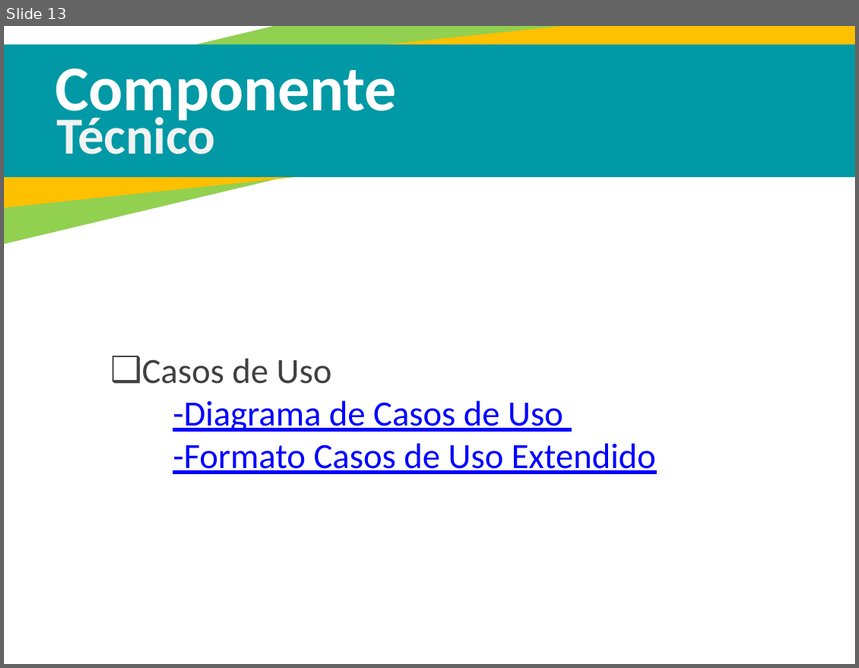
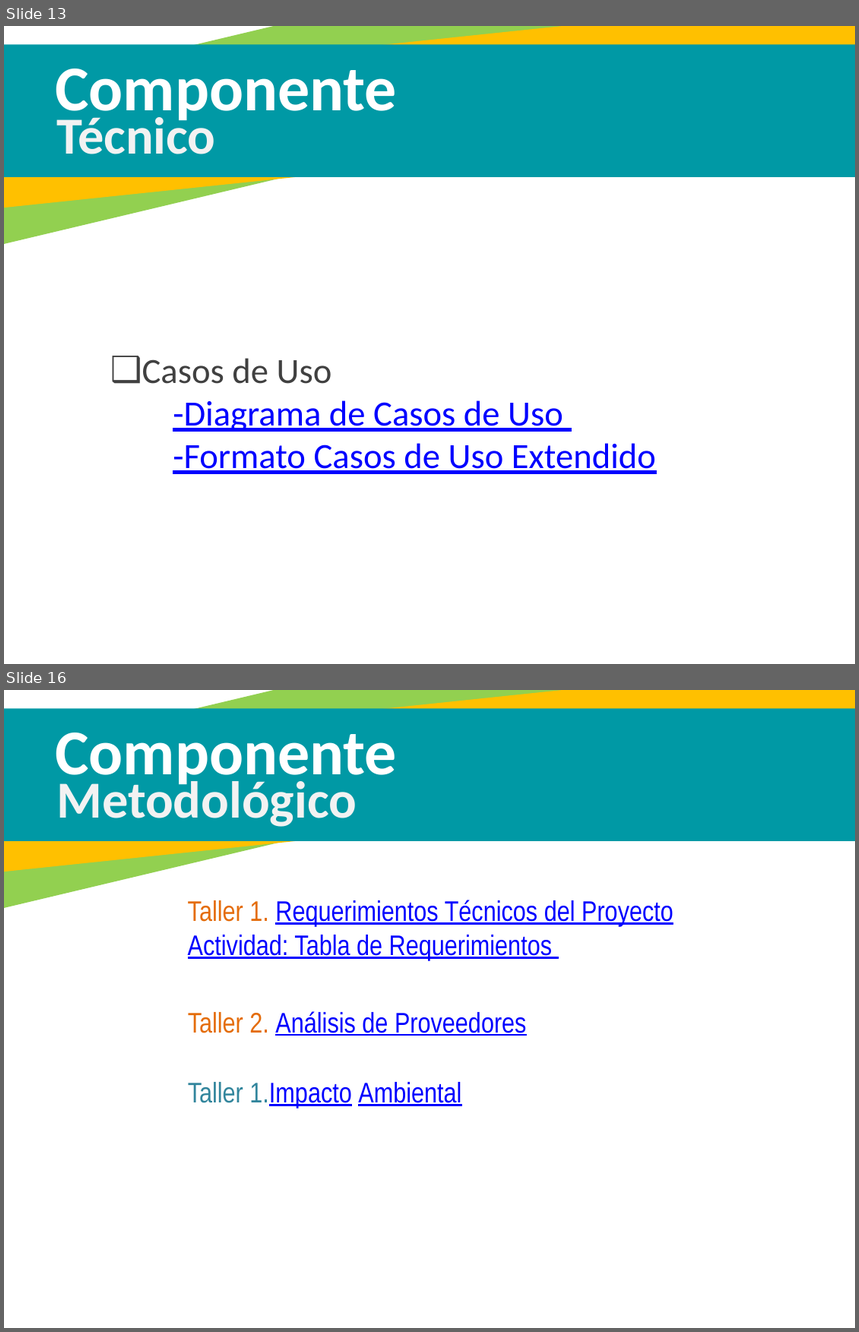
Before and after one commit to JorgeCanchon/Klimatizar-, a slide deck: Sistematización inventario KLIMATIZAR COLOMBIA SAS.pptx. Shown one above the other, each under a label of ours: slide 13 before the commit, slides 13 and 16 after it; the slides between them are not shown. The pictures are 859x668 and 859x1332 pixels, drawn with LibreOffice and Linux fonts; fonts in the diff are those of the drawing. Boxes give left, top, right and bottom in pixels: in the first picture for what was removed or moved away, otherwise in the second. Text is boxed around its words. In the diff, an @@ line names an element or a change of style, - is before the commit and + after.

```diff
--- a/Sistematización inventario KLIMATIZAR COLOMBIA SAS.pptx
+++ b/Sistematización inventario KLIMATIZAR COLOMBIA SAS.pptx
@@ slide 16 added at <box>4,690,855,1328</box>, background #FFFFFF; not listed: 3 template elements that a slide beside it also shows @@
@@ text added at <box>55,733,397,789</box>, 54 pt, text #FFFFFF, bold @@
+Componente
@@ text added at <box>56,774,357,827</box>, 44 pt, text #F2F2F2, bold @@
+Metodológico
@@ text added at <box>188,900,674,961</box>, 24 pt, text #0000FF, underline @@
+Taller 1. Requerimientos Técnicos del Proyecto
+Actividad: Tabla de Requerimientos
@@ text added at <box>188,1011,527,1036</box>, 24 pt, text #0000FF, underline @@
+Taller 2. Análisis de Proveedores
@@ text added at <box>188,1082,462,1108</box>, 24 pt, text #0000FF, underline @@
+Taller 1.Impacto Ambiental
```
Also in this commit, not shown: 8 slides changed, 2 other slides added, 9 other files.
